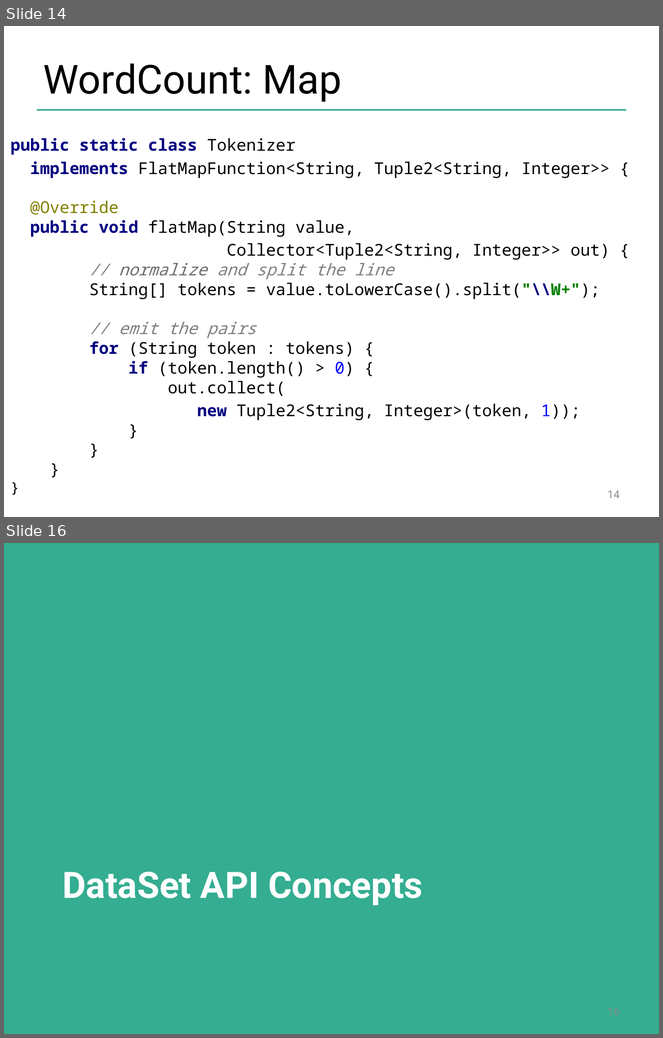
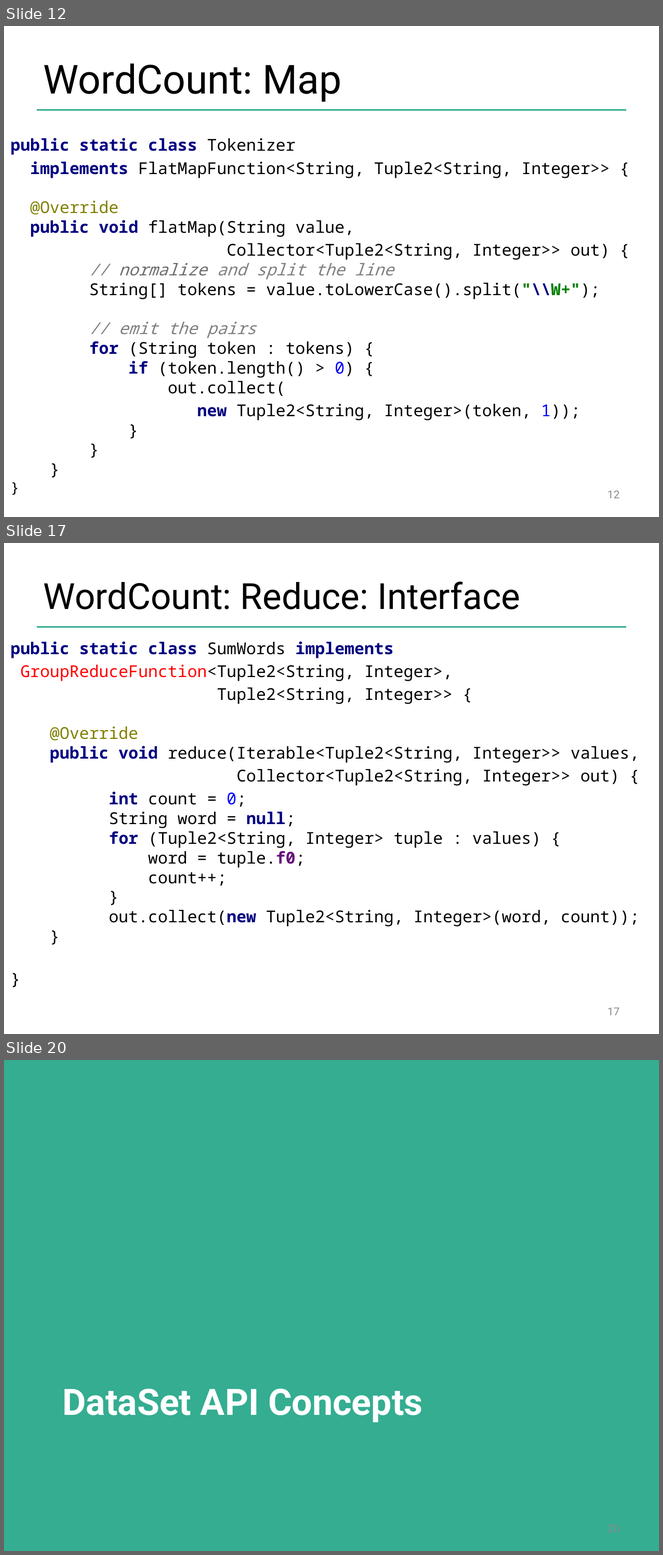
Before and after one commit to dataArtisans/flink-training-web, a slide deck: slides/flink_batch_basics.pptx. Shown one above the other, each under a label of ours: slides 14 and 16 before the commit, slides 12, 17 and 20 after it; the slides between them are not shown. The pictures are 663x1038 and 663x1555 pixels, drawn with LibreOffice and Linux fonts; fonts in the diff are those of the drawing; background and template pictures are left out. Boxes give left, top, right and bottom in pixels: in the first picture for what was removed or moved away, otherwise in the second. Text is boxed around its words. In the diff, an @@ line names an element or a change of style, - is before the commit and + after.

```diff
--- a/slides/flink_batch_basics.pptx
+++ b/slides/flink_batch_basics.pptx
@@ slide 17 added at bbox=[4, 543, 659, 1034], background #FFFFFF; not listed: 1 template element that a slide beside it also shows @@
@@ title added at bbox=[44, 581, 520, 610], 39.6 pt, text #000000 @@
+WordCount: Reduce: Interface
@@ text added at bbox=[11, 641, 639, 927], 18 pt, text #000000 @@
+public static class SumWords implements
+GroupReduceFunction<Tuple2<String, Integer>,
+Tuple2<String, Integer>> {
+@Override
+public void reduce(Iterable<Tuple2<String, Integer>> values,
+Collector<Tuple2<String, Integer>> out) {
+int count = 0;
+String word = null;
+for (Tuple2<String, Integer> tuple : values) {
+word = tuple.f0;
+count++;
+}
+out.collect(new Tuple2<String, Integer>(word, count));
+}
+}
@@ page number added at bbox=[608, 1008, 620, 1016], 12 pt, text #8C8C8C @@
+17
@@ what was slide 14 is now slide 12 @@
@@ page number at bbox=[608, 491, 620, 499]: text changed @@
-14
+12
@@ what was slide 16 is now slide 20 @@
```
Also in this commit, not shown: 13 slides changed, 7 other slides added, 5 slides removed.
